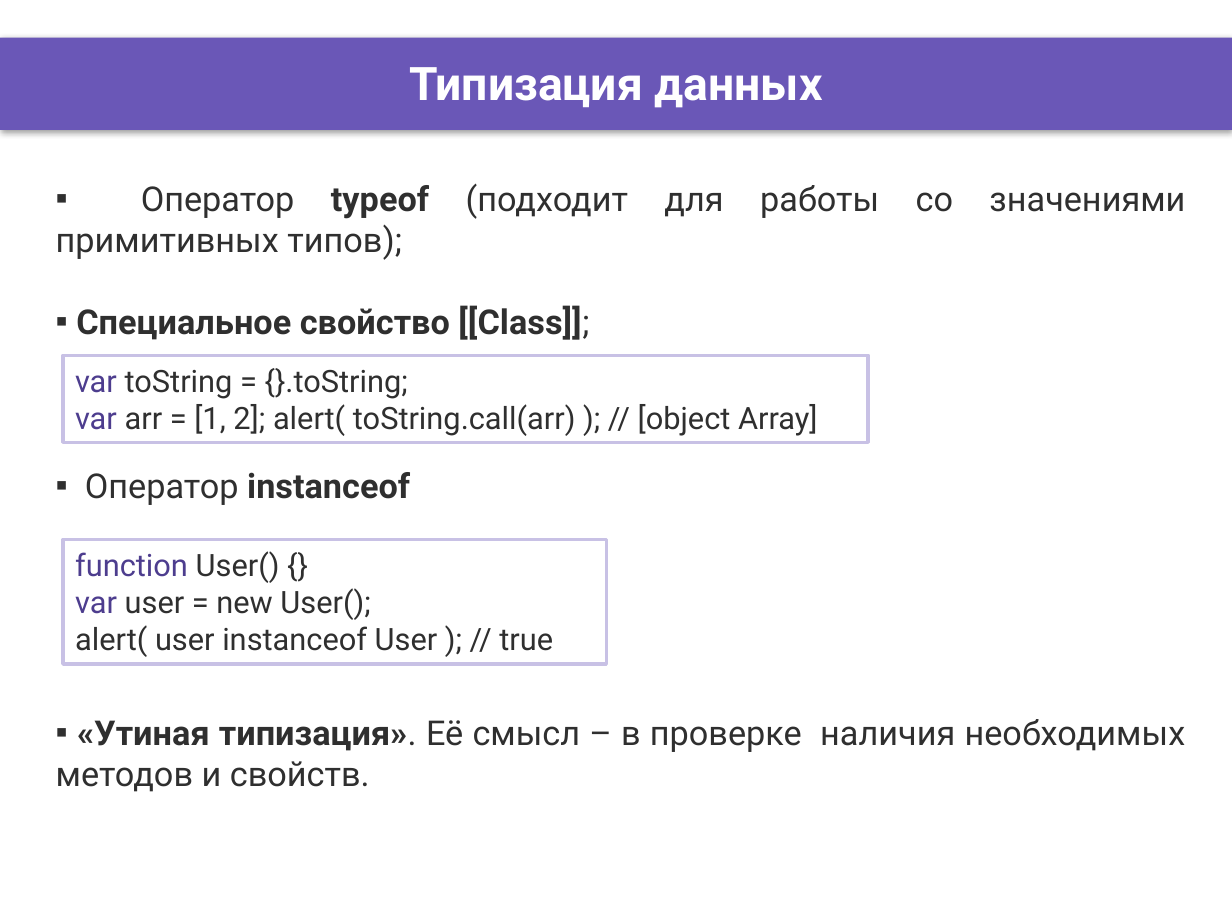
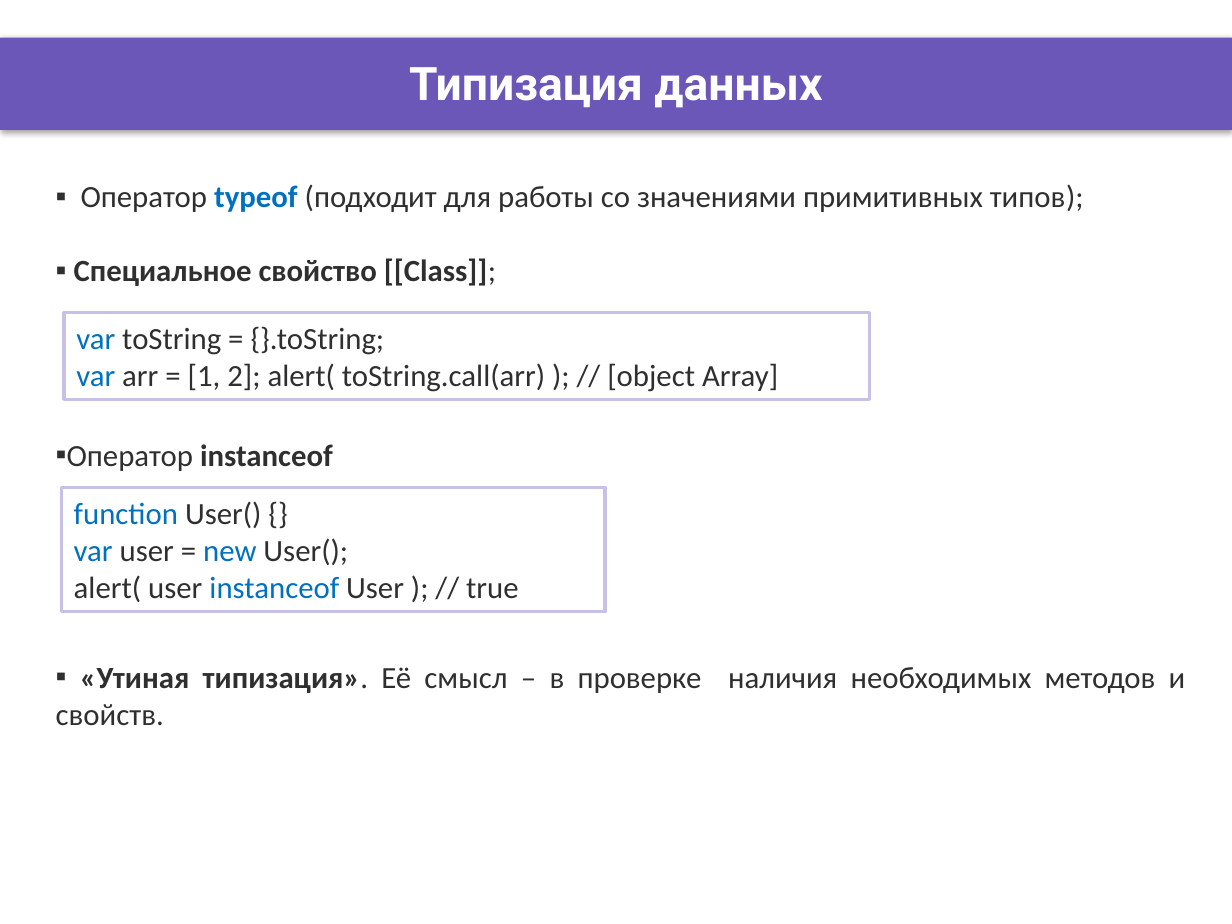
Before and after one commit to DinamickaDevelopment/ignite, a slide deck: slide 2 of JS/005_lesson/Presentation/Other_Js_possibilities.pptx. Drawn at 1232x924 pixels with LibreOffice and Linux fonts; fonts in the diff are those of the drawing; background and template pictures are left out. Boxes give left, top, right and bottom in pixels: in the first picture for what was removed or moved away, otherwise in the second. Text is boxed around its words. In the diff, an @@ line names an element or a change of style, - is before the commit and + after.

```diff
--- a/JS/005_lesson/Presentation/Other_Js_possibilities.pptx
+++ b/JS/005_lesson/Presentation/Other_Js_possibilities.pptx
@@ text "Оператор typeof (подходит для работы ..." at <box>56,184,1186,726</box>: size 20 to 18 pt, font Roboto to Calibri; text colour #2F2F2F to #0070C0 in "typeof" @@
@@ rectangle "var toString = {}.toString;": place and size @@
-rectangle "var toString = {}.toString;" at <box>63,355,869,442</box>
+rectangle "var toString = {}.toString;" at <box>64,313,870,400</box>
@@ rectangle "var toString = {}.toString;" at <box>64,313,870,400</box>: font Roboto to Calibri; text colour #4D3D8E to #0070C0 in "var", "var" @@
@@ rectangle "function User() {}": place and size @@
-rectangle "function User() {}" at <box>63,540,606,664</box>
+rectangle "function User() {}" at <box>62,488,605,612</box>
@@ rectangle "function User() {}" at <box>62,488,605,612</box>: font Roboto to Calibri; text colour #4D3D8E to #0070C0 in "function", "var"; text colour #2F2F2F to #0070C0 in "new", "instanceof" @@
```
Also in this commit, not shown: 5 other slides changed, 10 other files.
